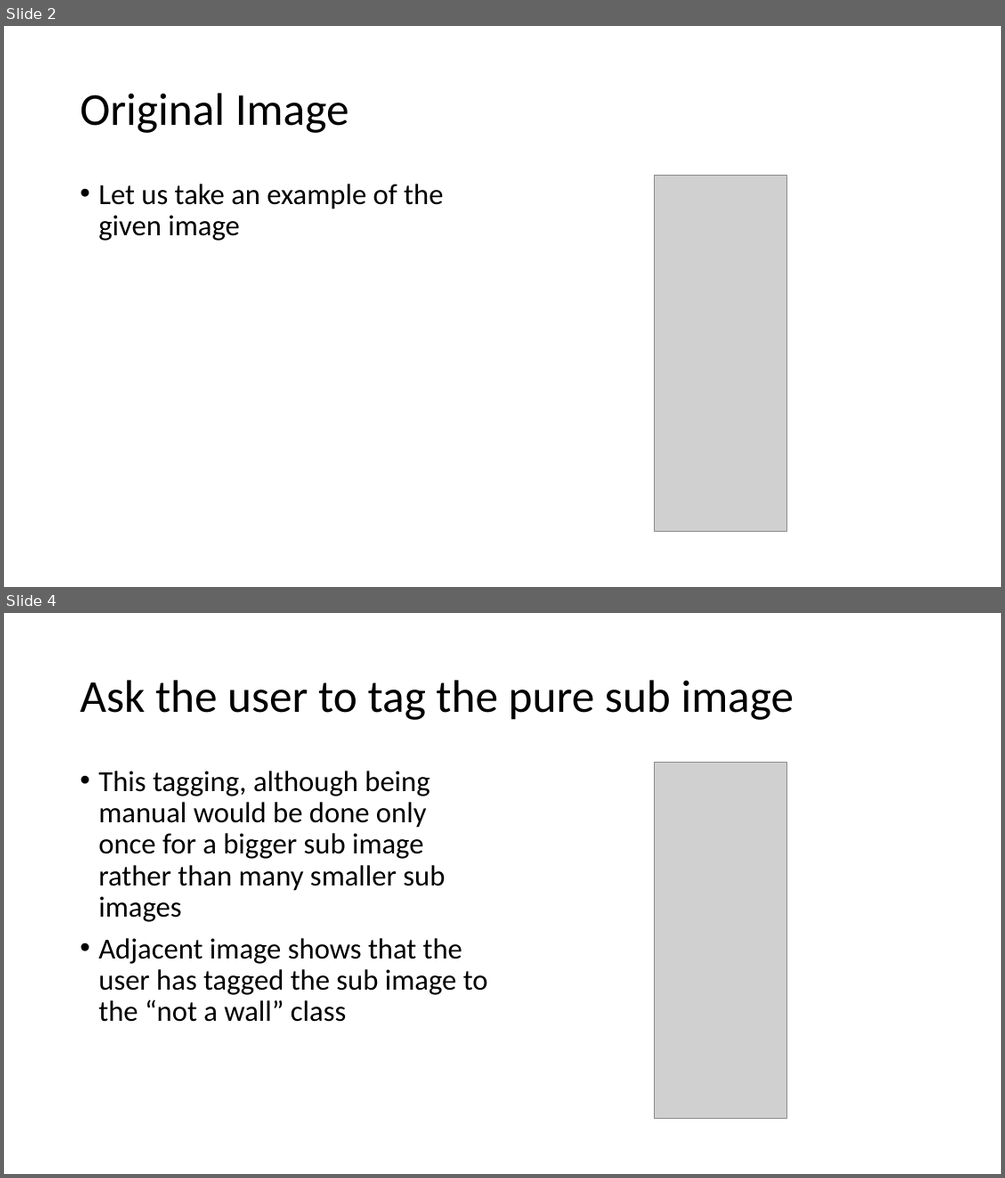
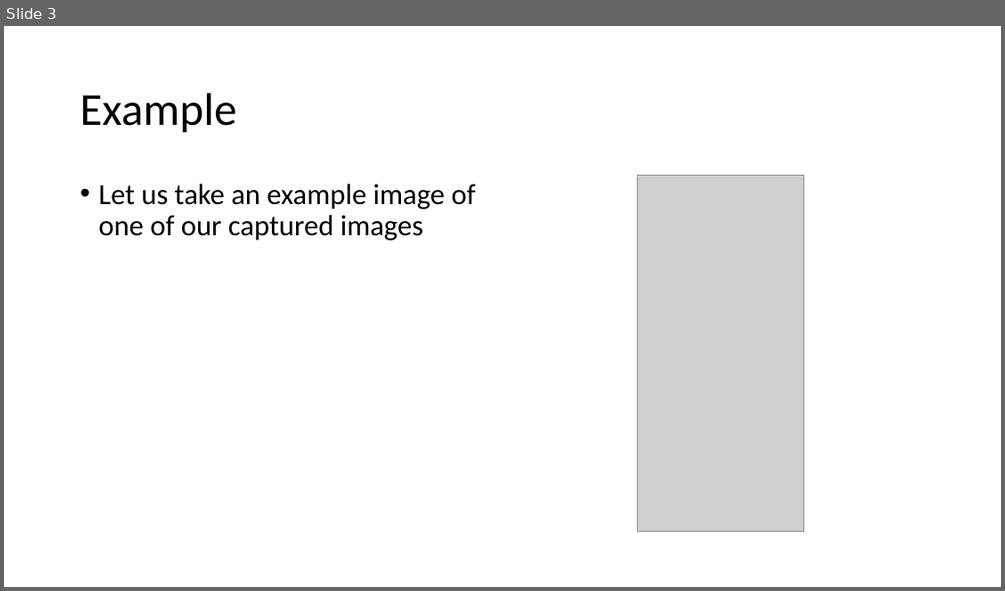
Before and after one commit to AdityaShenoy/Drones_For_Structural_Audit, a slide deck: ppt/Dataset Preprocessing Steps.pptx. Shown one above the other, each under a label of ours: slides 2 and 4 before the commit, slide 3 after it; the slides between them are not shown. The pictures are 1005x1178 and 1005x591 pixels, drawn with LibreOffice and Linux fonts; fonts in the diff are those of the drawing; grey boxes stand for pictures. Boxes give left, top, right and bottom in pixels: in the first picture for what was removed or moved away, otherwise in the second. Text is boxed around its words. In the diff, an @@ line names an element or a change of style, - is before the commit and + after.

```diff
--- a/ppt/Dataset Preprocessing Steps.pptx
+++ b/ppt/Dataset Preprocessing Steps.pptx
@@ slide 4 removed at (4,613,1001,1174), background #FFFFFF @@
@@ title removed at (80,680,794,720) @@
-Ask the user to tag the pure sub image
@@ text removed at (98,771,488,1022) @@
-• This tagging, although being manual would be done only once for a bigger sub image rather than many smaller sub images
-• Adjacent image shows that the user has tagged the sub image to the “not a wall” class
@@ picture removed at (654,763,787,1119) @@
@@ what was slide 2 is now slide 3 @@
@@ slide 3 changed as well @@
@@ title at (80,93,236,133): text changed @@
-Original Image
+Example
@@ text at (98,184,476,240): text changed @@
-• Let us take an example of the given image
+• Let us take an example image of one of our captured images
@@ picture: place and size @@
-picture at (654,176,787,532)
+picture at (638,176,804,532)
```
Also in this commit, not shown: 3 other slides changed, 6 slides added, 4 other slides removed, 2 other files.
